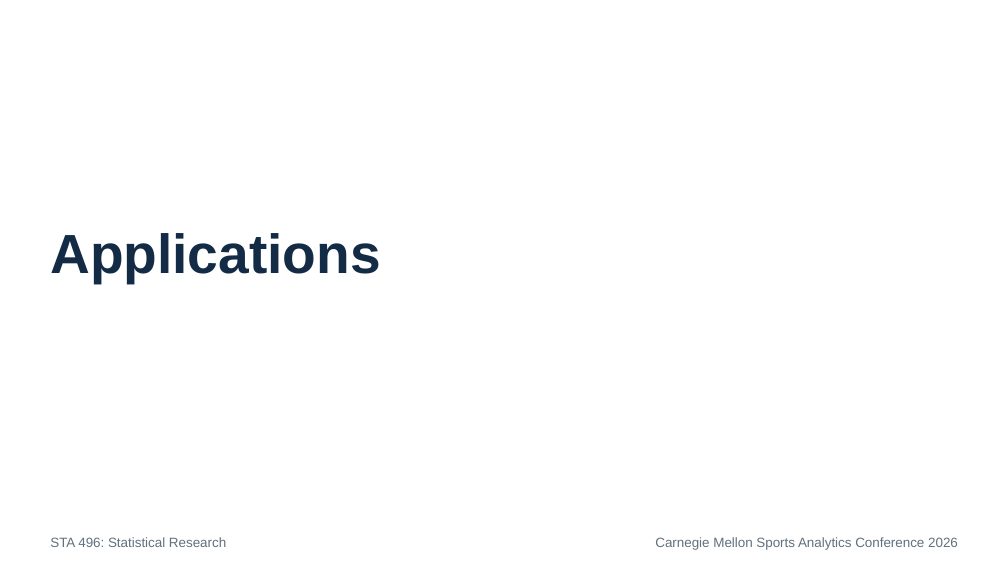
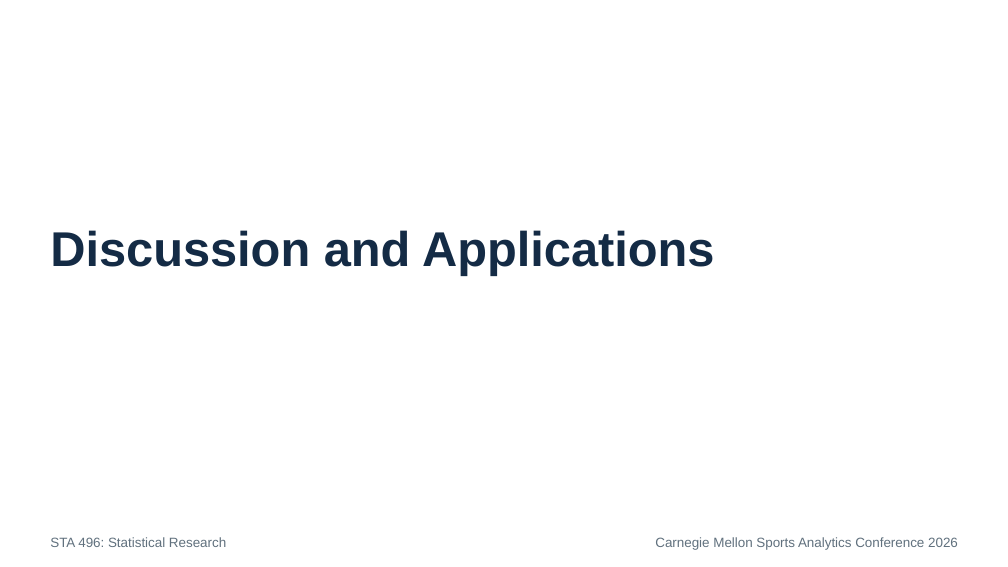
Before and after one commit to RentoSaijo/CSAx_STA496, a slide deck: slide 31 of reports/presentation.pptx (slide 30 before the commit). Drawn at 1008x567 pixels with LibreOffice and Linux fonts; fonts in the diff are those of the drawing. Boxes give left, top, right and bottom in pixels: in the first picture for what was removed or moved away, otherwise in the second. Text is boxed around its words. In the diff, an @@ line names an element or a change of style, - is before the commit and + after.

```diff
--- a/reports/presentation.pptx
+++ b/reports/presentation.pptx
@@ text at <box>50,230,714,276</box>: text changed; size 52.5 to 46.5 pt @@
-Applications
+Discussion and Applications
```
Also in this commit, not shown: 18 other slides changed, 5 slides added, 3 slides removed.
